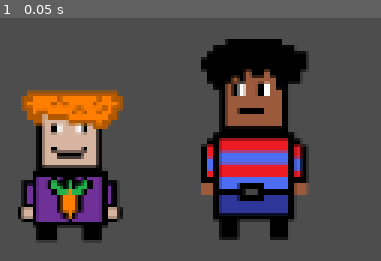
Above: before the commit, frame 1.
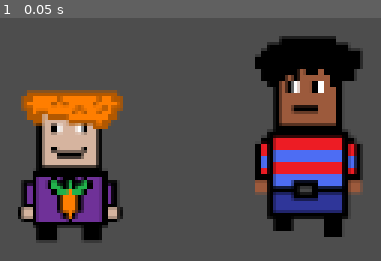
Above: after the commit, the same moment.

Repository: Azrex1/Godot-School_Project
Game: Godot game, scene res://world.tscn
Two runs of this game, one before a commit and one after it. Both use one fixed random seed, a clock stepped at 60 frames per second and the inputs below.
Inputs:
- Up to frame 1 (0.05 s): no input

The runs differ from the first frame. In frame 1, 26% of the frame differs, in the area x 52-96%, y 7-92%.

Commit message:
Added animations(main char)

Diff:
--- /dev/null
+++ b/Main_Player.tscn
@@ -0,0 +1,74 @@
+[gd_scene load_steps=11 format=3 uid="uid://3npv4omxpnj5"]
+
+[ext_resource type="Texture2D" uid="uid://c5uedubloh7x1" path="res://pixilart-sprite.png" id="1_0byiu"]
+[ext_resource type="Texture2D" uid="uid://cfuu6i3w8jp4l" path="res://Sprite-Walk.png" id="2_vyogk"]
+
+[sub_resource type="AtlasTexture" id="AtlasTexture_wc114"]
+atlas = ExtResource("1_0byiu")
+region = Rect2(0, 0, 32, 32)
+
+[sub_resource type="AtlasTexture" id="AtlasTexture_wop06"]
+atlas = ExtResource("1_0byiu")
+region = Rect2(32, 0, 32, 32)
+
+[sub_resource type="AtlasTexture" id="AtlasTexture_scbbm"]
+atlas = ExtResource("1_0byiu")
+region = Rect2(64, 0, 32, 32)
+
+[sub_resource type="AtlasTexture" id="AtlasTexture_58lt5"]
+atlas = ExtResource("2_vyogk")
+region = Rect2(0, 0, 32, 32)
+
+[sub_resource type="AtlasTexture" id="AtlasTexture_cb7mk"]
+atlas = ExtResource("2_vyogk")
+region = Rect2(32, 0, 32, 32)
+
+[sub_resource type="AtlasTexture" id="AtlasTexture_s43je"]
+atlas = ExtResource("2_vyogk")
+region = Rect2(64, 0, 32, 32)
+
+[sub_resource type="AtlasTexture" id="AtlasTexture_302w4"]
+atlas = ExtResource("2_vyogk")
+region = Rect2(96, 0, 32, 32)
+
+[sub_resource type="SpriteFrames" id="SpriteFrames_d4q7i"]
+animations = [{
+"frames": [{
+"duration": 1.0,
+"texture": SubResource("AtlasTexture_wc114")
+}, {
+"duration": 1.0,
+"texture": SubResource("AtlasTexture_wop06")
+}, {
+"duration": 1.0,
+"texture": SubResource("AtlasTexture_scbbm")
+}],
+"loop": true,
+"name": &"Idle",
+"speed": 5.0
+}, {
+"frames": [{
+"duration": 1.0,
+"texture": SubResource("AtlasTexture_58lt5")
+}, {
+"duration": 1.0,
+"texture": SubResource("AtlasTexture_cb7mk")
+}, {
+"duration": 1.0,
+"texture": SubResource("AtlasTexture_s43je")
+}, {
+"duration": 1.0,
+"texture": SubResource("AtlasTexture_302w4")
+}],
+"loop": true,
+"name": &"Walking",
+"speed": 5.0
+}]
+
+[node name="Main_Player" type="CharacterBody2D"]
+
+[node name="AnimatedSprite2D" type="AnimatedSprite2D" parent="."]
+scale = Vector2(3, 3)
+sprite_frames = SubResource("SpriteFrames_d4q7i")
+animation = &"Walking"
+frame_progress = 0.832922
--- a/world.tscn
+++ b/world.tscn
@@ -1,18 +1,14 @@
 [gd_scene load_steps=3 format=3 uid="uid://bpvodgr405at4"]
 
-[ext_resource type="Texture2D" uid="uid://cdlbd6r7pph4f" path="res://pixil-frame-0 (1).png" id="1_5dwnx"]
+[ext_resource type="PackedScene" uid="uid://3npv4omxpnj5" path="res://Main_Player.tscn" id="2_cmr4i"]
 [ext_resource type="Texture2D" uid="uid://dwynhx25eduqs" path="res://pixil-frame-0 (6).png" id="2_su4h4"]
 
 [node name="World" type="Node2D"]
-
-[node name="Cherecter" type="Sprite2D" parent="."]
-position = Vector2(376, 396)
-scale = Vector2(3, 3)
-texture = ExtResource("1_5dwnx")
-
-[node name="CharacterBody2D" type="CharacterBody2D" parent="Cherecter"]
 
 [node name="Pixil-frame-0(6)" type="Sprite2D" parent="."]
 position = Vector2(287, 409)
 scale = Vector2(2.40625, 2.25)
 texture = ExtResource("2_su4h4")
+
+[node name="Main_Player" parent="." instance=ExtResource("2_cmr4i")]
+position = Vector2(402, 395)
Binary file added: Sprite-Walk.png
Not shown, added: Sprite-Walk.png.import
Binary file added: pixilart-sprite.png
Not shown, added: pixilart-sprite.png.import
